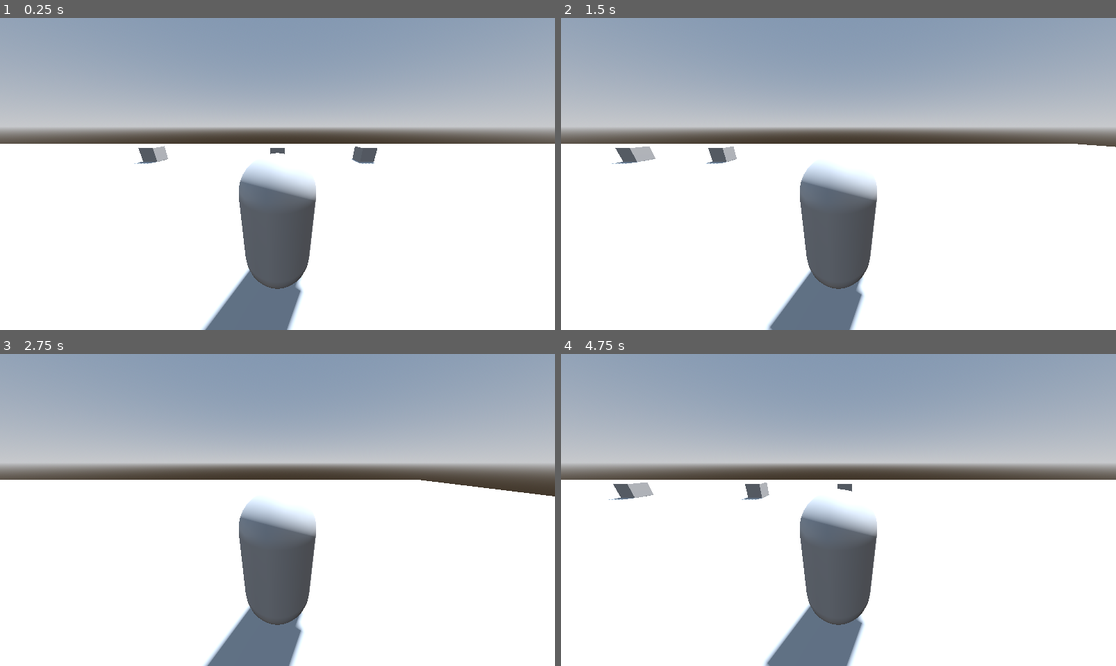
Above: before the commit, frames 1-4 (two rows, left to right).
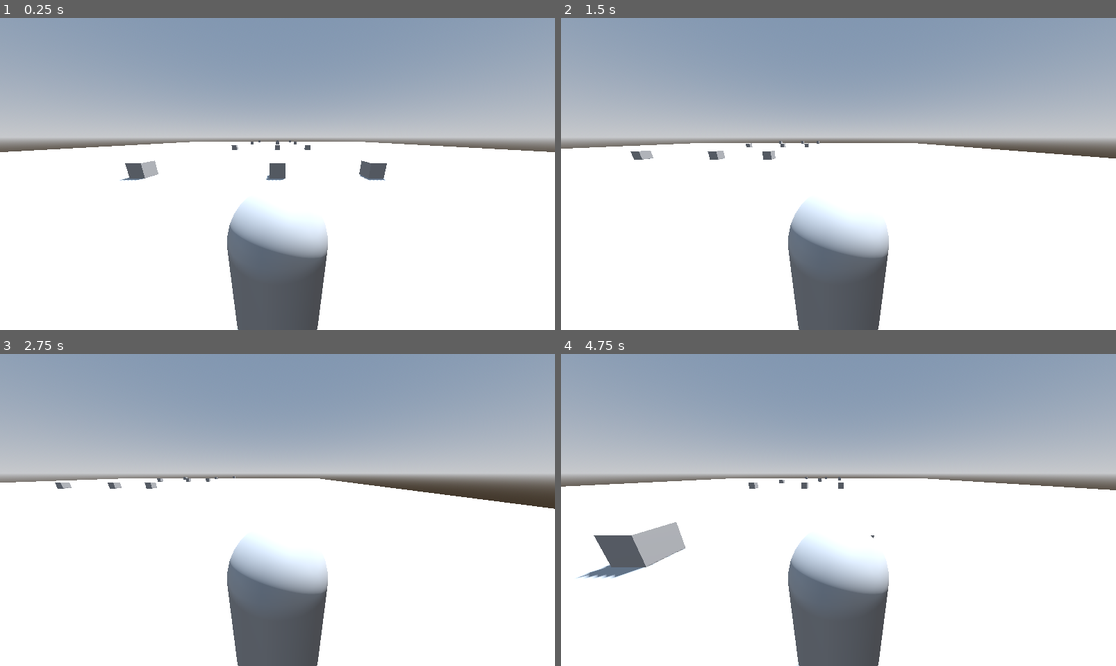
Above: after the commit, the same moments.

Repository: gotBamb00zled/the-doggos-must-die
Game: Godot game, scene res://world.tscn
The game is run twice, just before and just after one commit, with the same random seed, the same clock (stepped at 60 frames per second) and the same inputs. Before the commit the project has no main scene; this scene is started directly in both runs.
Inputs:
- Up to frame 1 (0.25 s): no input
- Up to frame 2 (1.5 s): tap Enter (ui_accept) at 0.5, 0.77 s; hold Right (ui_right) 0.53-1.28 s; hold Down (ui_down) from 1.28 s (still down)
- Up to frame 3 (2.75 s): tap Enter (ui_accept) at 1.52 s; release Down (ui_down) at 2.03 s; hold Right (ui_right) from 2.03 s (still down)
- Up to frame 4 (4.75 s): release Right (ui_right) at 2.78 s; hold Up (ui_up) 2.78-3.53 s; tap Enter (ui_accept) at 3.02, 3.77, 4.52 s; hold Left (ui_left) from 3.53 s (still down)

The runs differ from the first frame. In frame 1, 14% of the frame differs, in the area x 0-100%, y 35-100%; in frame 2, 14%; in frame 3, 14%; in frame 4, 15%.

Commit message:
terrain controller workoing
plus game ends if you collide with dog

Diff:
--- a/Player.gd
+++ b/Player.gd
@@ -28,3 +28,8 @@
 		velocity.z = move_toward(velocity.z, 0, SPEED)
 
 	move_and_slide()
+
+	var collision = get_last_slide_collision()
+	if collision:
+		print("Collided with: ", collision.get_collider())
+		get_tree().quit()
--- a/project.godot
+++ b/project.godot
@@ -11,6 +11,7 @@
 [application]
 
 config/name="the-doggos-must-die"
+run/main_scene="res://world.tscn"
 config/features=PackedStringArray("4.1", "GL Compatibility")
 config/icon="res://icon.svg"
 
--- a/terrain_blocks/terrain_0.tscn
+++ b/terrain_blocks/terrain_0.tscn
@@ -1,9 +1,18 @@
-[gd_scene load_steps=3 format=3 uid="uid://ca7d4ev63e1wd"]
+[gd_scene load_steps=7 format=3 uid="uid://ca7d4ev63e1wd"]
 
 [sub_resource type="PlaneMesh" id="PlaneMesh_22um4"]
 size = Vector2(100, 20)
 
+[sub_resource type="BoxShape3D" id="BoxShape3D_cxnkn"]
+
 [sub_resource type="BoxMesh" id="BoxMesh_3wxha"]
+
+[sub_resource type="BoxShape3D" id="BoxShape3D_dx5jb"]
+
+[sub_resource type="BoxShape3D" id="BoxShape3D_ky4yp"]
+
+[sub_resource type="ConcavePolygonShape3D" id="ConcavePolygonShape3D_bmweh"]
+data = PackedVector3Array(50, 0, 10, -50, 0, 10, 50, 0, -10, -50, 0, 10, -50, 0, -10, 50, 0, -10)
 
 [node name="Terrain_0" type="MeshInstance3D"]
 transform = Transform3D(1, 0, 0, 0, 1, 0, 0, 0, 1, 0, 0, -8.09254)
@@ -13,22 +22,30 @@
 transform = Transform3D(1, 0, 0, 0, 1, 0, 0, 0, 1, 0, 0.5, 0)
 
 [node name="CollisionShape3D" type="CollisionShape3D" parent="block_0"]
+shape = SubResource("BoxShape3D_cxnkn")
 
 [node name="MeshInstance3D" type="MeshInstance3D" parent="block_0"]
 mesh = SubResource("BoxMesh_3wxha")
 
 [node name="block_1" type="StaticBody3D" parent="."]
-transform = Transform3D(1, 0, 0, 0, 1, 0, 0, 0, 1, 6.44329, 0.5, 0)
+transform = Transform3D(1, 0, 0, 0, 1, 0, 0, 0, 1, 6.44329, 0.5, 7.78883)
 
 [node name="CollisionShape3D" type="CollisionShape3D" parent="block_1"]
+shape = SubResource("BoxShape3D_dx5jb")
 
 [node name="MeshInstance3D" type="MeshInstance3D" parent="block_1"]
 mesh = SubResource("BoxMesh_3wxha")
 
 [node name="block_2" type="StaticBody3D" parent="."]
-transform = Transform3D(1, 0, 0, 0, 1, 0, 0, 0, 1, -9.16442, 0.5, 0)
+transform = Transform3D(1, 0, 0, 0, 1, 0, 0, 0, 1, -9.16442, 0.5, -6.1959)
 
 [node name="CollisionShape3D" type="CollisionShape3D" parent="block_2"]
+shape = SubResource("BoxShape3D_ky4yp")
 
 [node name="MeshInstance3D" type="MeshInstance3D" parent="block_2"]
 mesh = SubResource("BoxMesh_3wxha")
+
+[node name="StaticBody3D" type="StaticBody3D" parent="."]
+
+[node name="CollisionShape3D" type="CollisionShape3D" parent="StaticBody3D"]
+shape = SubResource("ConcavePolygonShape3D_bmweh")
--- a/terrain_blocks/terrain_1.tscn
+++ b/terrain_blocks/terrain_1.tscn
@@ -1,9 +1,18 @@
-[gd_scene load_steps=3 format=3 uid="uid://cf2xy6e815d4f"]
+[gd_scene load_steps=7 format=3 uid="uid://cf2xy6e815d4f"]
 
 [sub_resource type="PlaneMesh" id="PlaneMesh_22um4"]
 size = Vector2(100, 20)
 
+[sub_resource type="BoxShape3D" id="BoxShape3D_vlf4n"]
+
 [sub_resource type="BoxMesh" id="BoxMesh_3wxha"]
+
+[sub_resource type="BoxShape3D" id="BoxShape3D_kyu6v"]
+
+[sub_resource type="BoxShape3D" id="BoxShape3D_oona7"]
+
+[sub_resource type="ConcavePolygonShape3D" id="ConcavePolygonShape3D_fwome"]
+data = PackedVector3Array(50, 0, 10, -50, 0, 10, 50, 0, -10, -50, 0, 10, -50, 0, -10, 50, 0, -10)
 
 [node name="Terrain_0" type="MeshInstance3D"]
 transform = Transform3D(1, 0, 0, 0, 1, 0, 0, 0, 1, 0, 0, -8.09254)
@@ -13,22 +22,30 @@
 transform = Transform3D(1, 0, 0, 0, 1, 0, 0, 0, 1, 0, 0.5, 0)
 
 [node name="CollisionShape3D" type="CollisionShape3D" parent="block_0"]
+shape = SubResource("BoxShape3D_vlf4n")
 
 [node name="MeshInstance3D" type="MeshInstance3D" parent="block_0"]
 mesh = SubResource("BoxMesh_3wxha")
 
 [node name="block_1" type="StaticBody3D" parent="."]
-transform = Transform3D(1, 0, 0, 0, 1, 0, 0, 0, 1, 6.44329, 0.5, 0)
+transform = Transform3D(1, 0, 0, 0, 1, 0, 0, 0, 1, 6.44329, 0.5, -6.71222)
 
 [node name="CollisionShape3D" type="CollisionShape3D" parent="block_1"]
+shape = SubResource("BoxShape3D_kyu6v")
 
 [node name="MeshInstance3D" type="MeshInstance3D" parent="block_1"]
 mesh = SubResource("BoxMesh_3wxha")
 
 [node name="block_2" type="StaticBody3D" parent="."]
-transform = Transform3D(1, 0, 0, 0, 1, 0, 0, 0, 1, -9.16442, 0.5, 0)
+transform = Transform3D(1, 0, 0, 0, 1, 0, 0, 0, 1, -9.16442, 0.5, 7.85255)
 
 [node name="CollisionShape3D" type="CollisionShape3D" parent="block_2"]
+shape = SubResource("BoxShape3D_oona7")
 
 [node name="MeshInstance3D" type="MeshInstance3D" parent="block_2"]
 mesh = SubResource("BoxMesh_3wxha")
+
+[node name="StaticBody3D" type="StaticBody3D" parent="."]
+
+[node name="CollisionShape3D" type="CollisionShape3D" parent="StaticBody3D"]
+shape = SubResource("ConcavePolygonShape3D_fwome")
--- a/terrain_blocks/terrain_2.tscn
+++ b/terrain_blocks/terrain_2.tscn
@@ -1,9 +1,18 @@
-[gd_scene load_steps=3 format=3 uid="uid://8fshidhhdddf"]
+[gd_scene load_steps=7 format=3 uid="uid://8fshidhhdddf"]
 
 [sub_resource type="PlaneMesh" id="PlaneMesh_22um4"]
 size = Vector2(100, 20)
 
+[sub_resource type="BoxShape3D" id="BoxShape3D_dv6mv"]
+
 [sub_resource type="BoxMesh" id="BoxMesh_3wxha"]
+
+[sub_resource type="BoxShape3D" id="BoxShape3D_8ud0i"]
+
+[sub_resource type="BoxShape3D" id="BoxShape3D_vyefc"]
+
+[sub_resource type="ConcavePolygonShape3D" id="ConcavePolygonShape3D_sy0no"]
+data = PackedVector3Array(50, 0, 10, -50, 0, 10, 50, 0, -10, -50, 0, 10, -50, 0, -10, 50, 0, -10)
 
 [node name="Terrain_0" type="MeshInstance3D"]
 transform = Transform3D(1, 0, 0, 0, 1, 0, 0, 0, 1, 0, 0, -8.09254)
@@ -13,6 +22,7 @@
 transform = Transform3D(1, 0, 0, 0, 1, 0, 0, 0, 1, 0, 0.5, 0)
 
 [node name="CollisionShape3D" type="CollisionShape3D" parent="block_0"]
+shape = SubResource("BoxShape3D_dv6mv")
 
 [node name="MeshInstance3D" type="MeshInstance3D" parent="block_0"]
 mesh = SubResource("BoxMesh_3wxha")
@@ -21,6 +31,7 @@
 transform = Transform3D(1, 0, 0, 0, 1, 0, 0, 0, 1, 6.44329, 0.5, 0)
 
 [node name="CollisionShape3D" type="CollisionShape3D" parent="block_1"]
+shape = SubResource("BoxShape3D_8ud0i")
 
 [node name="MeshInstance3D" type="MeshInstance3D" parent="block_1"]
 mesh = SubResource("BoxMesh_3wxha")
@@ -29,6 +40,12 @@
 transform = Transform3D(1, 0, 0, 0, 1, 0, 0, 0, 1, -9.16442, 0.5, 0)
 
 [node name="CollisionShape3D" type="CollisionShape3D" parent="block_2"]
+shape = SubResource("BoxShape3D_vyefc")
 
 [node name="MeshInstance3D" type="MeshInstance3D" parent="block_2"]
 mesh = SubResource("BoxMesh_3wxha")
+
+[node name="StaticBody3D" type="StaticBody3D" parent="."]
+
+[node name="CollisionShape3D" type="CollisionShape3D" parent="StaticBody3D"]
+shape = SubResource("ConcavePolygonShape3D_sy0no")
--- a/terrain_blocks/terrain_3.tscn
+++ b/terrain_blocks/terrain_3.tscn
@@ -1,9 +1,18 @@
-[gd_scene load_steps=3 format=3 uid="uid://cx38u738kqith"]
+[gd_scene load_steps=7 format=3 uid="uid://cx38u738kqith"]
 
 [sub_resource type="PlaneMesh" id="PlaneMesh_22um4"]
 size = Vector2(100, 20)
 
+[sub_resource type="BoxShape3D" id="BoxShape3D_6tcue"]
+
 [sub_resource type="BoxMesh" id="BoxMesh_3wxha"]
+
+[sub_resource type="BoxShape3D" id="BoxShape3D_ggfm5"]
+
+[sub_resource type="BoxShape3D" id="BoxShape3D_4omjq"]
+
+[sub_resource type="ConcavePolygonShape3D" id="ConcavePolygonShape3D_jjoxg"]
+data = PackedVector3Array(50, 0, 10, -50, 0, 10, 50, 0, -10, -50, 0, 10, -50, 0, -10, 50, 0, -10)
 
 [node name="Terrain_0" type="MeshInstance3D"]
 transform = Transform3D(1, 0, 0, 0, 1, 0, 0, 0, 1, 0, 0, -8.09254)
@@ -13,6 +22,7 @@
 transform = Transform3D(1, 0, 0, 0, 1, 0, 0, 0, 1, 0, 0.5, 0)
 
 [node name="CollisionShape3D" type="CollisionShape3D" parent="block_0"]
+shape = SubResource("BoxShape3D_6tcue")
 
 [node name="MeshInstance3D" type="MeshInstance3D" parent="block_0"]
 mesh = SubResource("BoxMesh_3wxha")
@@ -21,6 +31,7 @@
 transform = Transform3D(1, 0, 0, 0, 1, 0, 0, 0, 1, 6.44329, 0.5, 0)
 
 [node name="CollisionShape3D" type="CollisionShape3D" parent="block_1"]
+shape = SubResource("BoxShape3D_ggfm5")
 
 [node name="MeshInstance3D" type="MeshInstance3D" parent="block_1"]
 mesh = SubResource("BoxMesh_3wxha")
@@ -29,6 +40,12 @@
 transform = Transform3D(1, 0, 0, 0, 1, 0, 0, 0, 1, -9.16442, 0.5, 0)
 
 [node name="CollisionShape3D" type="CollisionShape3D" parent="block_2"]
+shape = SubResource("BoxShape3D_4omjq")
 
 [node name="MeshInstance3D" type="MeshInstance3D" parent="block_2"]
 mesh = SubResource("BoxMesh_3wxha")
+
+[node name="StaticBody3D" type="StaticBody3D" parent="."]
+
+[node name="CollisionShape3D" type="CollisionShape3D" parent="StaticBody3D"]
+shape = SubResource("ConcavePolygonShape3D_jjoxg")
--- a/terrain_blocks/terrain_4.tscn
+++ b/terrain_blocks/terrain_4.tscn
@@ -1,9 +1,15 @@
-[gd_scene load_steps=4 format=3 uid="uid://dc0a3jfegfsiv"]
+[gd_scene load_steps=7 format=3 uid="uid://dc0a3jfegfsiv"]
 
 [sub_resource type="PlaneMesh" id="PlaneMesh_22um4"]
 size = Vector2(100, 20)
 
+[sub_resource type="BoxShape3D" id="BoxShape3D_mq3l5"]
+
 [sub_resource type="BoxMesh" id="BoxMesh_3wxha"]
+
+[sub_resource type="BoxShape3D" id="BoxShape3D_y7s1d"]
+
+[sub_resource type="BoxShape3D" id="BoxShape3D_ajywx"]
 
 [sub_resource type="ConcavePolygonShape3D" id="ConcavePolygonShape3D_he7sq"]
 data = PackedVector3Array(50, 0, 10, -50, 0, 10, 50, 0, -10, -50, 0, 10, -50, 0, -10, 50, 0, -10)
@@ -16,6 +22,7 @@
 transform = Transform3D(1, 0, 0, 0, 1, 0, 0, 0, 1, 0, 0.5, 0)
 
 [node name="CollisionShape3D" type="CollisionShape3D" parent="block_0"]
+shape = SubResource("BoxShape3D_mq3l5")
 
 [node name="MeshInstance3D" type="MeshInstance3D" parent="block_0"]
 mesh = SubResource("BoxMesh_3wxha")
@@ -24,6 +31,7 @@
 transform = Transform3D(1, 0, 0, 0, 1, 0, 0, 0, 1, 6.44329, 0.5, 0)
 
 [node name="CollisionShape3D" type="CollisionShape3D" parent="block_1"]
+shape = SubResource("BoxShape3D_y7s1d")
 
 [node name="MeshInstance3D" type="MeshInstance3D" parent="block_1"]
 mesh = SubResource("BoxMesh_3wxha")
@@ -32,6 +40,7 @@
 transform = Transform3D(1, 0, 0, 0, 1, 0, 0, 0, 1, -9.16442, 0.5, 0)
 
 [node name="CollisionShape3D" type="CollisionShape3D" parent="block_2"]
+shape = SubResource("BoxShape3D_ajywx")
 
 [node name="MeshInstance3D" type="MeshInstance3D" parent="block_2"]
 mesh = SubResource("BoxMesh_3wxha")
--- a/terrain_controller.gd
+++ b/terrain_controller.gd
@@ -1 +1,64 @@
 extends Node3D
+class_name TerrainController
+## This builds and operates the terrain "conveyor belt"
+##
+## A set of randomly choosen terrain blocks is rendered to the viewport.
+## As the game played the terrian is moved in the posative Z direction.
+## When a given block passes behind this node it is removed and a new block
+## is added to the far end of the conveyor
+
+## Holds the catalog of loaded terrian block scenes
+var TerrainBlocks: Array = []
+## The set of terrian blocks which are currently rendered to viewport
+var terrain_belt: Array[MeshInstance3D] = []
+@export var terrain_velocity: float = 10.0
+## The number of blocks to keep rendered to the viewport
+@export var num_terrain_blocks = 4
+## Path to directory holding the terrain block scenes
+@export_dir var terrian_blocks_path = "res://terrain_blocks"
+
+
+func _ready() -> void:
+	_load_terrain_scenes(terrian_blocks_path)
+	_init_blocks(num_terrain_blocks)
+
+
+func _physics_process(delta: float) -> void:
+	_progress_terrain(delta)
+
+
+func _init_blocks(number_of_blocks: int) -> void:
+	for block_index in number_of_blocks:
+		var block = TerrainBlocks.pick_random().instantiate()
+		if block_index == 0:
+			block.position.z = block.mesh.size.y/2
+		else:
+			_append_to_far_edge(terrain_belt[block_index-1], block)
+		add_child(block)
+		terrain_belt.append(block)
+
+
+func _progress_terrain(delta: float) -> void:
+	for block in terrain_belt:
+		block.position.z += terrain_velocity * delta
+
+	if terrain_belt[0].position.z >= terrain_belt[0].mesh.size.y/2:
+		var last_terrain = terrain_belt[-1]
+		var first_terrain = terrain_belt.pop_front()
+
+		var block = TerrainBlocks.pick_random().instantiate()
+		_append_to_far_edge(last_terrain, block)
+		add_child(block)
+		terrain_belt.append(block)
+		first_terrain.queue_free()
+
+
+func _append_to_far_edge(target_block: MeshInstance3D, appending_block: MeshInstance3D) -> void:
+	appending_block.position.z = target_block.position.z - target_block.mesh.size.y/2 - appending_block.mesh.size.y/2
+
+
+func _load_terrain_scenes(target_path: String) -> void:
+	var dir = DirAccess.open(target_path)
+	for scene_path in dir.get_files():
+		print("Loading terrian block scene: " + target_path + "/" + scene_path)
+		TerrainBlocks.append(load(target_path + "/" + scene_path))
--- a/world.tscn
+++ b/world.tscn
@@ -1,6 +1,7 @@
-[gd_scene load_steps=9 format=3 uid="uid://b7ain46qus26g"]
+[gd_scene load_steps=8 format=3 uid="uid://b7ain46qus26g"]
 
 [ext_resource type="Script" path="res://Player.gd" id="1_yffpr"]
+[ext_resource type="PackedScene" uid="uid://cg860vwl1v2j6" path="res://terrain_controller.tscn" id="3_e8gw3"]
 
 [sub_resource type="ProceduralSkyMaterial" id="ProceduralSkyMaterial_fecan"]
 sky_horizon_color = Color(0.64625, 0.65575, 0.67075, 1)
@@ -17,11 +18,6 @@
 [sub_resource type="CapsuleShape3D" id="CapsuleShape3D_u4gjw"]
 
 [sub_resource type="CapsuleMesh" id="CapsuleMesh_8sflf"]
-
-[sub_resource type="PlaneMesh" id="PlaneMesh_22um4"]
-size = Vector2(100, 20)
-
-[sub_resource type="BoxMesh" id="BoxMesh_3wxha"]
 
 [node name="World" type="Node3D"]
 
@@ -43,33 +39,7 @@
 mesh = SubResource("CapsuleMesh_8sflf")
 
 [node name="Camera3D" type="Camera3D" parent="Player"]
-transform = Transform3D(1, 0, 0, 0, 0.940276, 0.340412, 0, -0.340412, 0.940276, 0, 1.30913, 1.56747)
+transform = Transform3D(1, 0, 0, 0, 0.962871, 0.269962, 0, -0.269962, 0.962871, 0, 1.48642, 1.16494)
 fov = 100.0
 
-[node name="Terrain_0" type="MeshInstance3D" parent="."]
-transform = Transform3D(1, 0, 0, 0, 1, 0, 0, 0, 1, 0, 0, -8.09254)
-mesh = SubResource("PlaneMesh_22um4")
-
-[node name="block_0" type="StaticBody3D" parent="Terrain_0"]
-transform = Transform3D(1, 0, 0, 0, 1, 0, 0, 0, 1, 0, 0.5, 0)
-
-[node name="CollisionShape3D" type="CollisionShape3D" parent="Terrain_0/block_0"]
-
-[node name="MeshInstance3D" type="MeshInstance3D" parent="Terrain_0/block_0"]
-mesh = SubResource("BoxMesh_3wxha")
-
-[node name="block_1" type="StaticBody3D" parent="Terrain_0"]
-transform = Transform3D(1, 0, 0, 0, 1, 0, 0, 0, 1, 6.44329, 0.5, 0)
-
-[node name="CollisionShape3D" type="CollisionShape3D" parent="Terrain_0/block_1"]
-
-[node name="MeshInstance3D" type="MeshInstance3D" parent="Terrain_0/block_1"]
-mesh = SubResource("BoxMesh_3wxha")
-
-[node name="block_2" type="StaticBody3D" parent="Terrain_0"]
-transform = Transform3D(1, 0, 0, 0, 1, 0, 0, 0, 1, -9.16442, 0.5, 0)
-
-[node name="CollisionShape3D" type="CollisionShape3D" parent="Terrain_0/block_2"]
-
-[node name="MeshInstance3D" type="MeshInstance3D" parent="Terrain_0/block_2"]
-mesh = SubResource("BoxMesh_3wxha")
+[node name="TerrainController" parent="." instance=ExtResource("3_e8gw3")]
